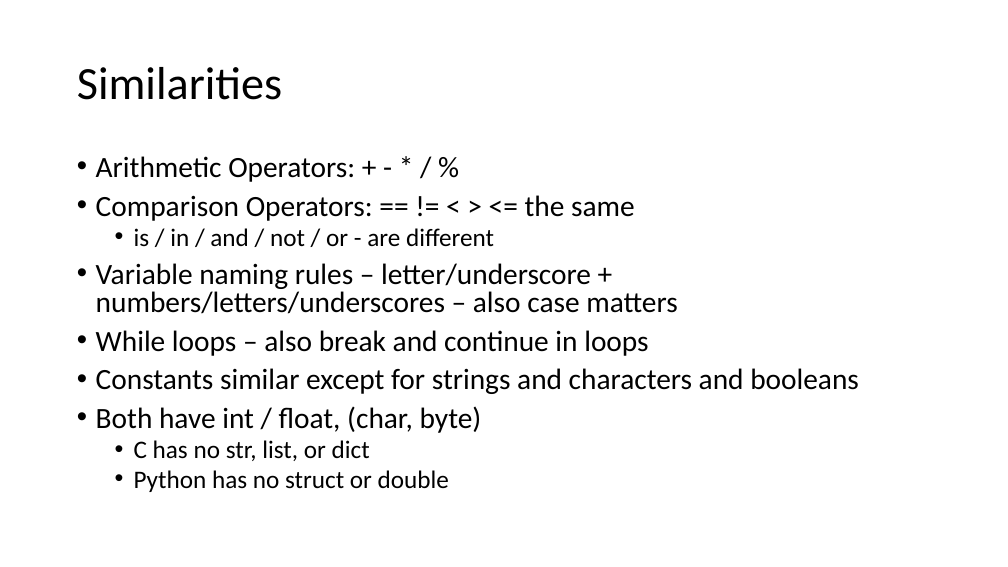
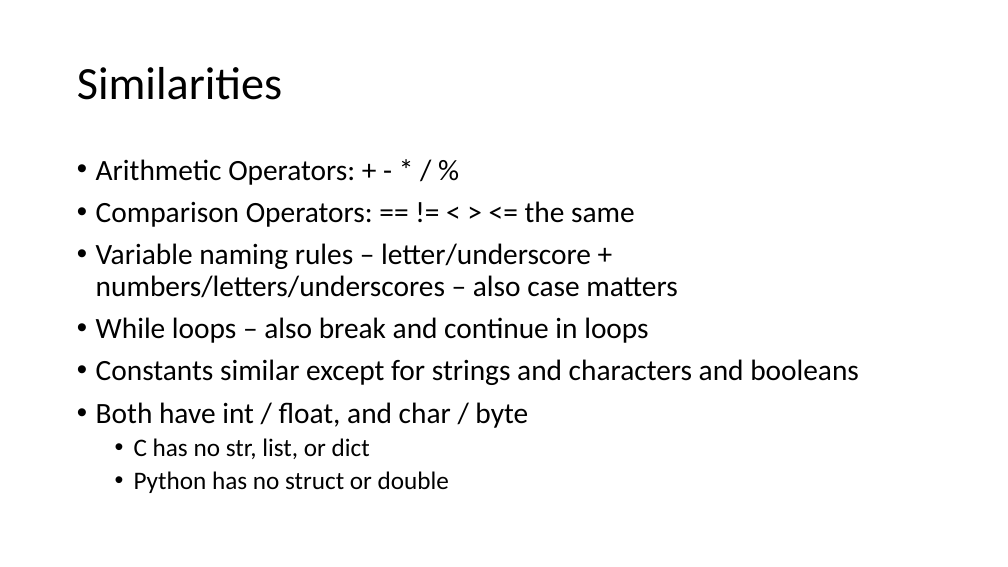
Before and after one commit to csev/cc4e, a slide deck: slide 7 of lectures/CC-02-Python.pptx. Drawn at 1008x567 pixels with LibreOffice and Linux fonts; fonts in the diff are those of the drawing. Boxes give left, top, right and bottom in pixels: in the first picture for what was removed or moved away, otherwise in the second. Text is boxed around its words. In the diff, an @@ line names an element or a change of style, - is before the commit and + after.

Commit message:
Updates

```diff
--- a/lectures/CC-02-Python.pptx
+++ b/lectures/CC-02-Python.pptx
@@ text at box(96, 159, 859, 493): line spacing 0.8 to 0.9 @@
@@ text at box(134, 228, 494, 246): paragraph removed @@
-  • is / in / and / not / or - are different
@@ text at box(96, 402, 528, 428): text changed @@
-• Both have int / float, (char, byte)
+• Both have int / float, and char / byte
```
Also in this commit, not shown: 1 slide added.
